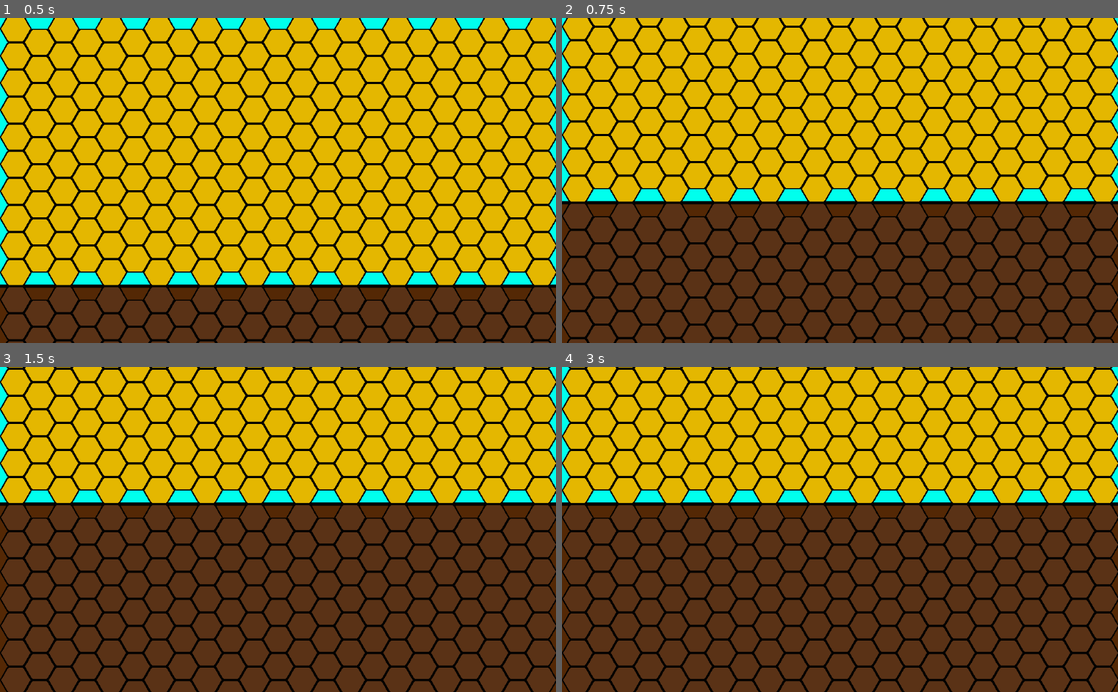
Above: before the commit, frames 1-4 (two rows, left to right).
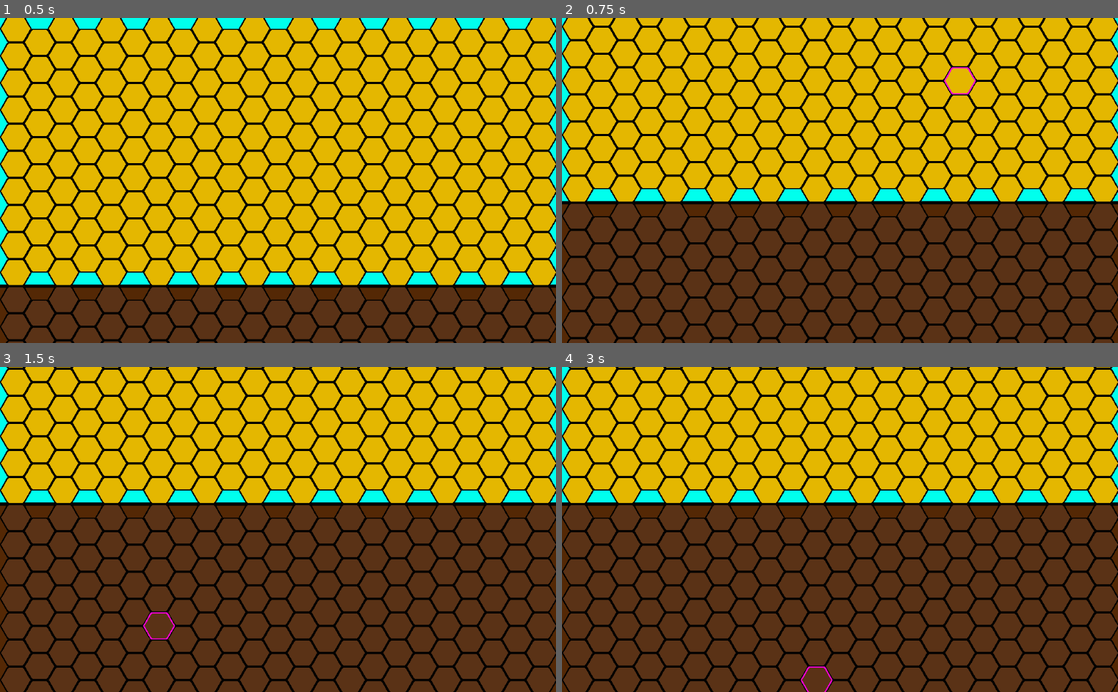
Above: after the commit, the same moments.

Repository: SmaugOfErebor/XylemAndPhloem
Game: Godot game, scene res://scenes/background.tscn
Two runs of this game, one before a commit and one after it. Both use one fixed random seed, a clock stepped at 60 frames per second and the inputs below.
Inputs (mouse positions are in pixels of both pictures, inside the frame that each line leads up to):
- Up to frame 1 (0.5 s): no input
- Up to frame 2 (0.75 s): tap Enter at 0.5 s; move the mouse to (962, 164) at 0.52 s; tap S (move_cam_down) at 0.6 s; click (962, 164) at 0.67 s
- Up to frame 3 (1.5 s): tap Space at 1.25 s; move the mouse to (166, 545) at 1.27 s; tap W (move_cam_up) at 1.35 s; click (166, 545) at 1.42 s
- Up to frame 4 (3 s): tap Enter at 2 s; move the mouse to (895, 458) at 2.02 s; tap S (move_cam_down) at 2.1 s; click (895, 458) at 2.17 s; tap Space at 2.75 s; move the mouse to (812, 594) at 2.77 s; tap W (move_cam_up) at 2.85 s; click (812, 594) at 2.92 s

Frame 1 is identical in both runs. In frame 2, less than 0.1% of the frame differs, in the area x 68-75%, y 15-24%; in frame 3, less than 0.1%, in the area x 25-32%, y 75-84%; in frame 4, less than 0.1%.

Commit message:
Added tile click and higihlight

Diff:
--- a/scenes/background.tscn
+++ b/scenes/background.tscn
@@ -1,9 +1,10 @@
-[gd_scene load_steps=5 format=2]
+[gd_scene load_steps=6 format=2]
 
 [ext_resource path="res://resources/tileset.tres" type="TileSet" id=1]
 [ext_resource path="res://scenes/root_2d.gd" type="Script" id=2]
 [ext_resource path="res://scenes/camera.gd" type="Script" id=3]
 [ext_resource path="res://scenes/tiles.gd" type="Script" id=4]
+[ext_resource path="res://images/tile_highlight_good.png" type="Texture" id=5]
 
 [node name="root_node" type="Node"]
 
@@ -57,3 +58,9 @@
 cell_half_offset = 1
 format = 1
 script = ExtResource( 4 )
+
+[node name="tile_highlight" type="Sprite" parent="root_2d/tiles"]
+visible = false
+position = Vector2( 11, -489 )
+texture = ExtResource( 5 )
+centered = false
--- a/scenes/tiles.gd
+++ b/scenes/tiles.gd
@@ -1,6 +1,7 @@
 extends TileMap
 
 # This corresponds to tile IDs in tileset
+const TILE_SIZE := Vector2(44, 50)
 enum TileId {
 	DIRT,
 	ENRICHED_DIRT,
@@ -10,20 +11,58 @@
 	WATER
 }
 
+# Signal for when the user presses a tile
+signal tile_pressed(tile)
+
+onready var tileHighlight: Sprite = $tile_highlight
+
 var tileData := {}
 
 func _ready():
+	# Generate temporary map
 	tempGenerate()
 
+# Add a tile to the map and data class
 func addTile(tileId: int, position: Vector2):
 	var tile: Tile = Tile.new(tileId, position)
 	set_cellv(tile.position, tile.tileId)
 	tileData[tile.position] = tile
 
+# Gets a tile from the tile data based on coordinate
 func getTile(position: Vector2) -> Tile:
 	if tileData.has(position):
 		return tileData[position]
 	return null
+
+func _input(event):
+	if event is InputEventMouseMotion:
+		# Get the tilemap coordinate (always integer)
+		var tilePos: Vector2 = world_to_map(to_local(get_global_mouse_position()))
+		# Get the tile
+		var tile: Tile = getTile(tilePos)
+		if not tile:
+			tileHighlight.visible = false
+			return
+		# Because of the offset tilemap, we need to adjust each odd column by half
+		if (tilePos.x as int) % 2 == 1:
+			tilePos.y += 0.5
+		# Draw the highlight at the given tile position
+		tileHighlight.position = tilePos * TILE_SIZE
+		tileHighlight.visible = true
+	elif (event is InputEventMouseButton or event is InputEventScreenTouch) and event.is_pressed():
+		# The user pressed on a tile (possibly)
+		# Get the touch or mouse press location
+		var pressedPos: Vector2 = get_global_mouse_position()
+		if event is InputEventScreenTouch:
+			# Cruddy hack for touch screens, to account for camera
+			pressedPos = get_canvas_transform().affine_inverse().xform(event.position)
+		# Get the tile
+		var tilePos: Vector2 = world_to_map(to_local(pressedPos))
+		var tile: Tile = getTile(tilePos)
+		# If it exists, trigger a tile pressed event
+		if tile:
+			emit_signal("tile_pressed", tile)
+			print("TILE PRESSED")
 
 func tempGenerate():
 	# Iterate through the basic visual range
Binary file added: images/tile_highlight_good.png
Not shown, added: images/tile_highlight_good.png.import
